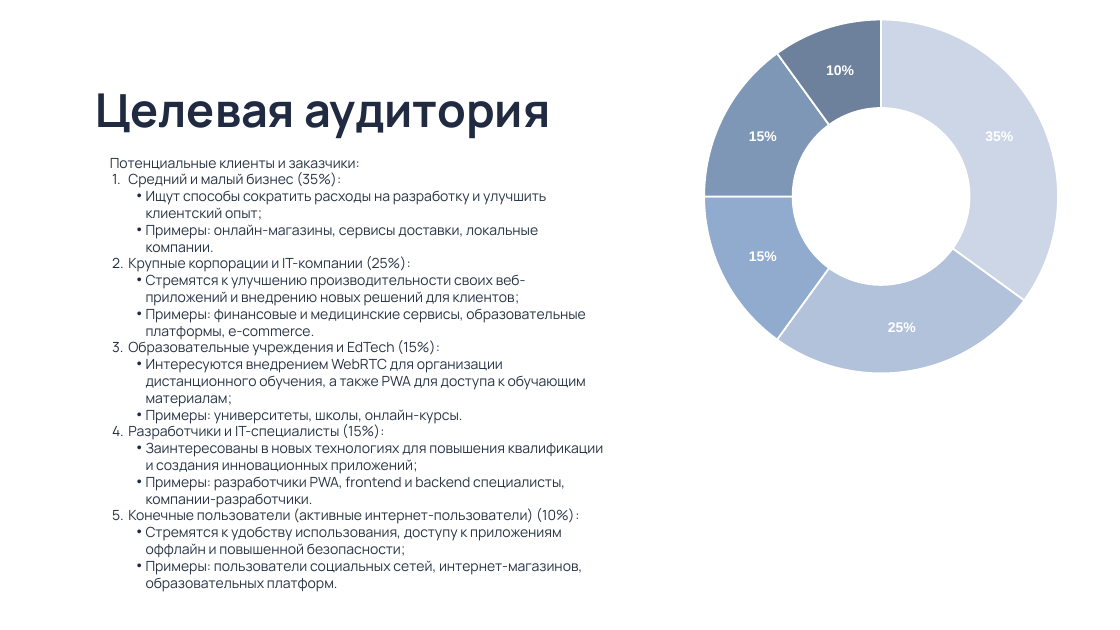
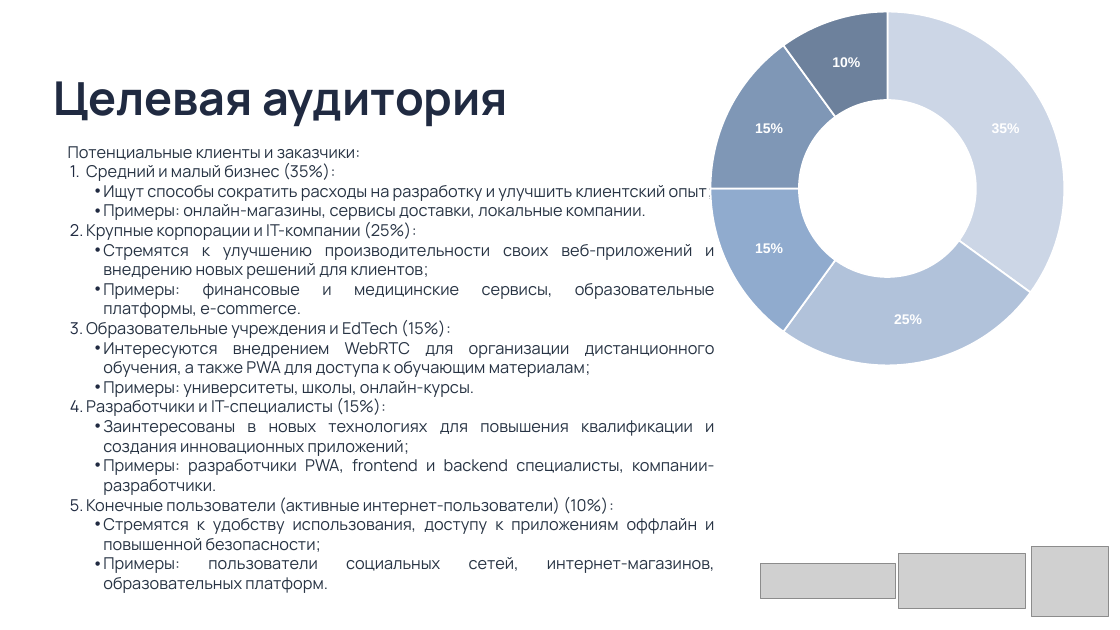
Before and after one commit to HeisPovedim/SFEDU, a slide deck: slide 4 of Курс 1/ВВиД/Презентация.pptx. Drawn at 1120x630 pixels with LibreOffice and Linux fonts; fonts in the diff are those of the drawing; grey boxes stand for pictures; background and template pictures are left out. Boxes give left, top, right and bottom in pixels: in the first picture for what was removed or moved away, otherwise in the second. Text is boxed around its words. In the diff, an @@ line names an element or a change of style, - is before the commit and + after.

```diff
--- a/Курс 1/ВВиД/Презентация.pptx
+++ b/Курс 1/ВВиД/Презентация.pptx
@@ doughnut chart: place and size @@
-doughnut chart at (649, 8, 1114, 385)
+doughnut chart at (655, 0, 1120, 377)
@@ title "Целевая аудитория": place and size @@
-title "Целевая аудитория" at (96, 93, 550, 139)
+title "Целевая аудитория" at (54, 81, 508, 127)
@@ subtitle "Потенциальные клиенты и заказчики:": place and size @@
-subtitle "Потенциальные клиенты и заказчики:" at (110, 158, 603, 575)
+subtitle "Потенциальные клиенты и заказчики:" at (68, 146, 715, 552)
@@ subtitle "Потенциальные клиенты и заказчики:" at (68, 146, 715, 552): size 12 to 14 pt; alignment left to justified @@
@@ picture added at (760, 564, 896, 599) @@
@@ picture added at (899, 554, 1026, 609) @@
@@ picture added at (1032, 546, 1108, 617) @@
```
Also in this commit, not shown: 12 other slides changed, 1 slide added, 2 other files.
